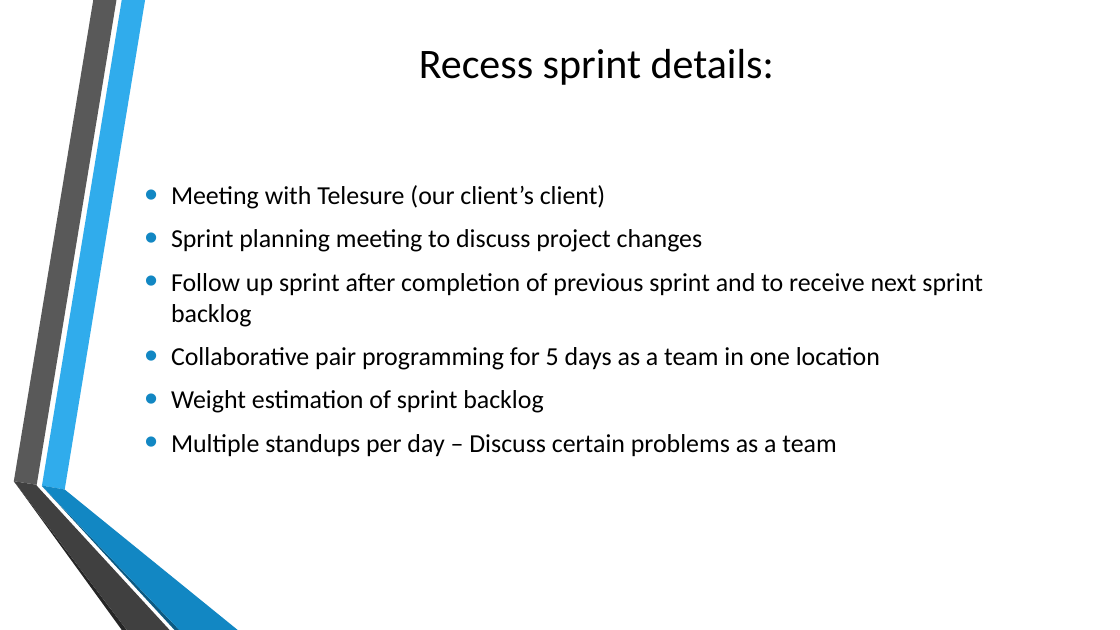
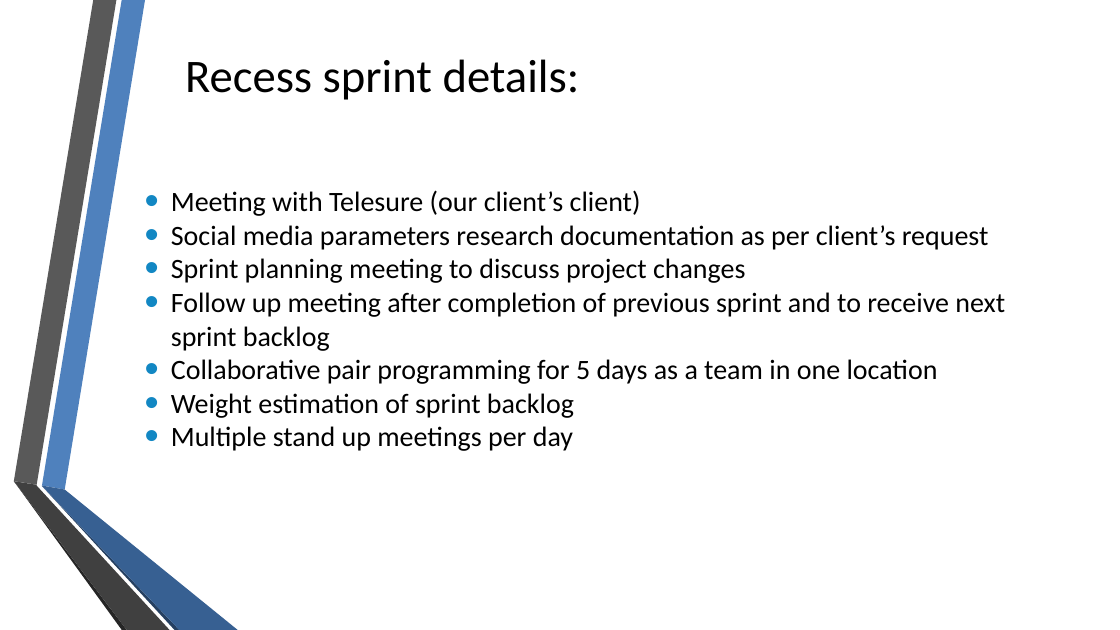
Before and after one commit to quintonweenink/ValknutSolutions, a slide deck: slide 2 of Documentation/Demo/Demo_02.pptx. Drawn at 1120x630 pixels with LibreOffice and Linux fonts; fonts in the diff are those of the drawing; background and template pictures are left out. Boxes give left, top, right and bottom in pixels: in the first picture for what was removed or moved away, otherwise in the second. Text is boxed around its words. In the diff, an @@ line names an element or a change of style, - is before the commit and + after.

```diff
--- a/Documentation/Demo/Demo_02.pptx
+++ b/Documentation/Demo/Demo_02.pptx
@@ freeform shape at bbox=[42, 0, 145, 490]: fill #30ACEC to #4F81BD @@
@@ text "Recess sprint details:" at bbox=[185, 59, 580, 100]: size 36 to 40 pt; alignment centre to left @@
@@ text at bbox=[171, 190, 938, 418]: size 22.2 to 24 pt in "Meeting with Telesure (our client’s client)", "Sprint planning meeting to discuss project changes", "Collaborative pair programming for 5 days as ...", "Weight estimation of sprint backlog"; less space between paragraphs @@
@@ text at bbox=[171, 225, 989, 250]: paragraph added @@
+• Social media parameters research documentation as per client’s request
@@ text at bbox=[171, 292, 1005, 351]: text changed; size 22.2 to 24 pt @@
-• Follow up sprint after completion of previous sprint and to receive next sprint backlog
+• Follow up meeting after completion of previous sprint and to receive next sprint backlog
@@ text at bbox=[171, 426, 573, 451]: text changed; size 22.2 to 24 pt @@
-• Multiple standups per day – Discuss certain problems as a team
+• Multiple stand up meetings per day
@@ freeform shape at bbox=[42, 486, 238, 630]: fill #1287C3 to #376092; outline redrawn @@
@@ freeform shape at bbox=[42, 486, 179, 630]: fill #0C5A82 to #254061; outline redrawn @@
```
Also in this commit, not shown: 4 other slides changed, 2 slides added, 3 slides removed.
